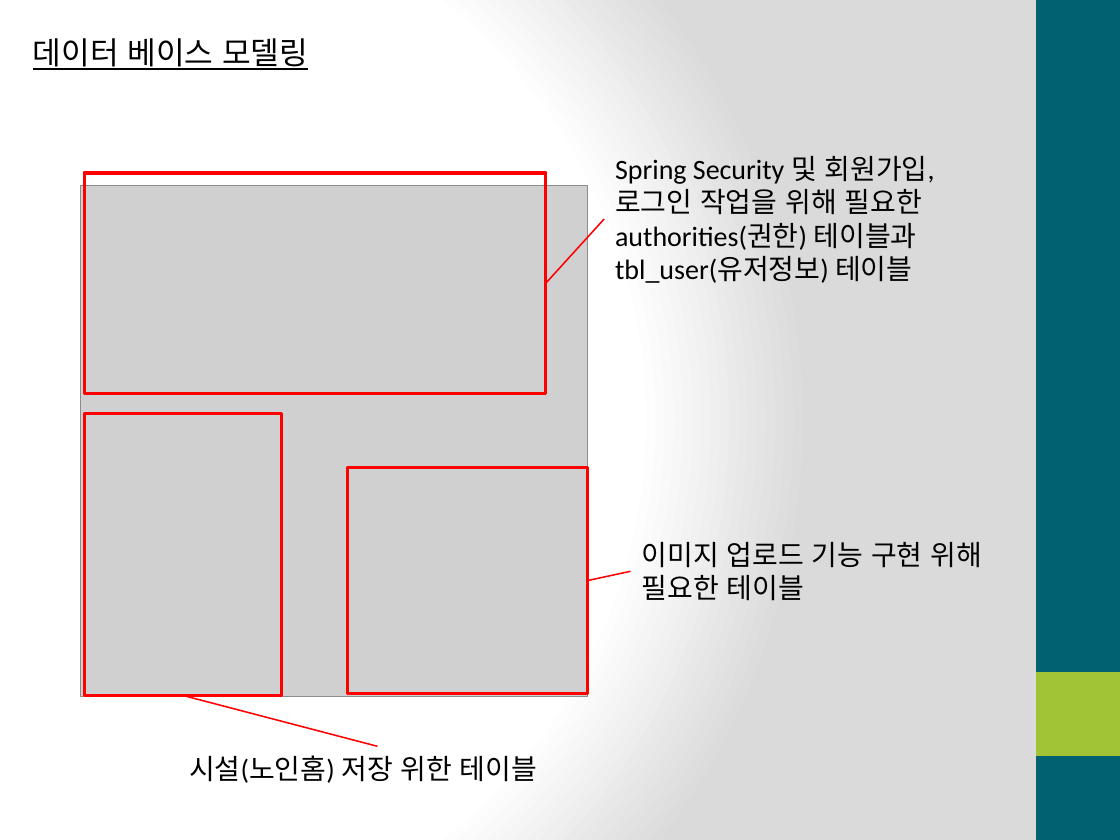
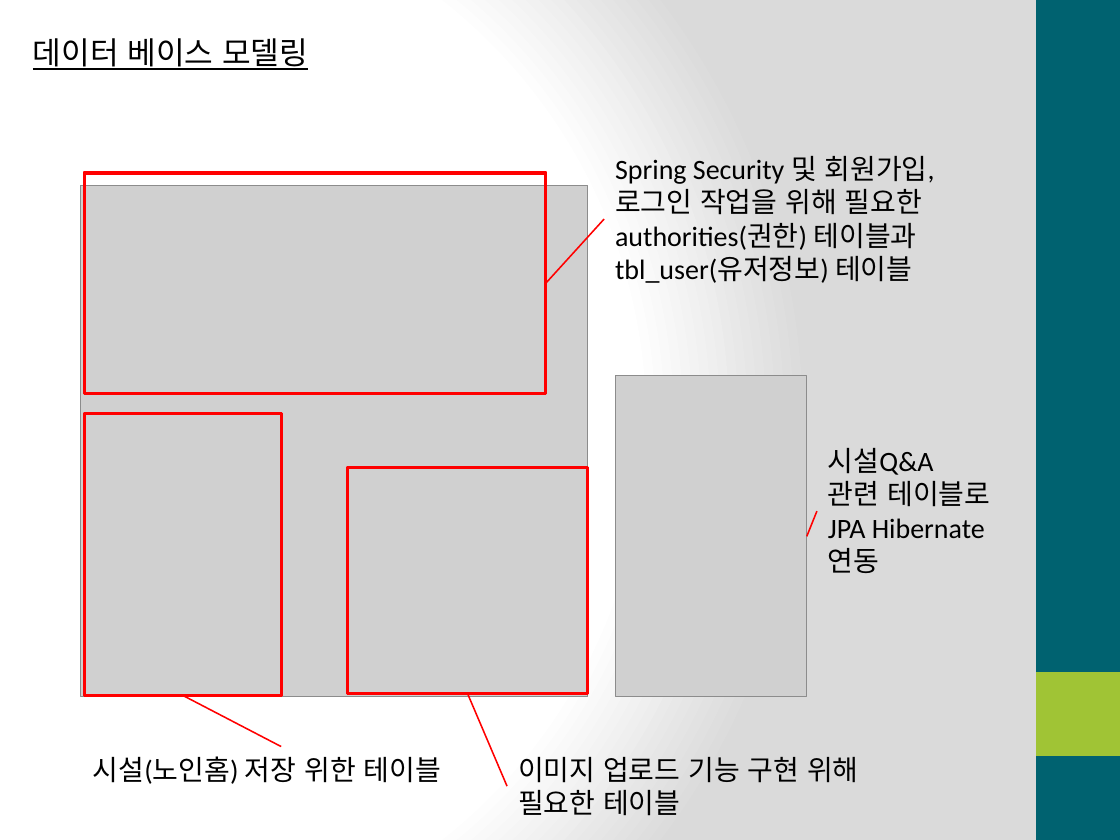
Before and after one commit to atakage/RoujinHome, a slide deck: slide 2 of RoujinHomePPT/RoujinHomePPTv2.pptx. Drawn at 1120x840 pixels with LibreOffice and Linux fonts; fonts in the diff are those of the drawing; grey boxes stand for pictures. Boxes give left, top, right and bottom in pixels: in the first picture for what was removed or moved away, otherwise in the second. Text is boxed around its words. In the diff, an @@ line names an element or a change of style, - is before the commit and + after.

```diff
--- a/RoujinHomePPT/RoujinHomePPTv2.pptx
+++ b/RoujinHomePPT/RoujinHomePPTv2.pptx
@@ picture added at (616, 376, 808, 697) @@
@@ text added at (828, 448, 990, 573), 18 pt, text #000000 @@
+시설Q&A
+관련 테이블로
+JPA Hibernate
+연동
@@ line added from (806, 536) to (816, 511), #FF0000 1 pt @@
@@ line moved from (183, 696) - (377, 746) to (183, 696) - (281, 747) @@
@@ line moved from (588, 580) - (631, 571) to (467, 693) - (507, 786) @@
@@ text "시설(노인홈) 저장 위한 테이블": place and size @@
-text "시설(노인홈) 저장 위한 테이블" at (189, 755, 537, 783)
+text "시설(노인홈) 저장 위한 테이블" at (93, 756, 441, 784)
@@ text "이미지 업로드 기능 구현 위해": place and size @@
-text "이미지 업로드 기능 구현 위해" at (642, 541, 983, 601)
+text "이미지 업로드 기능 구현 위해" at (518, 757, 859, 816)
```
Also in this commit, not shown: 3 other files.
